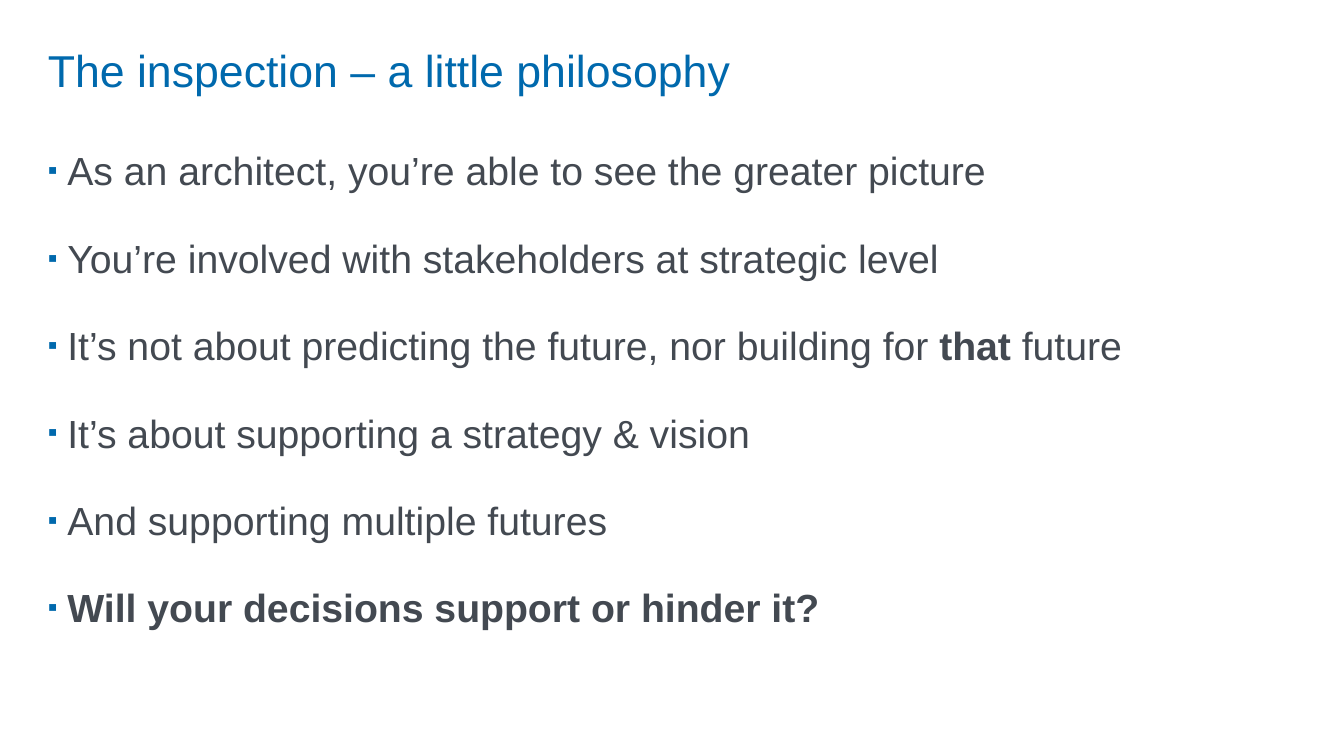
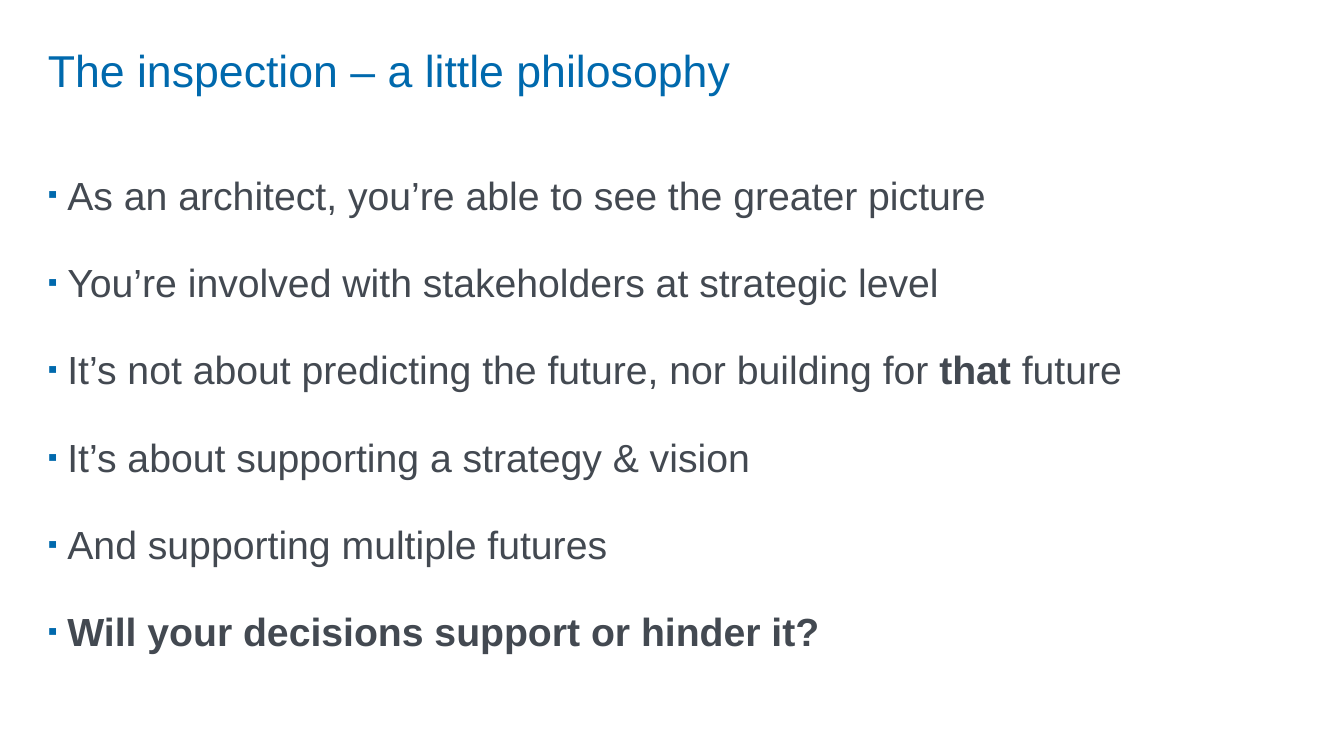
Before and after one commit to StevenHillaert/talk-hellostavanger-2026, a slide deck: slide 27 of Roast my design decisions.pptx. Drawn at 1344x756 pixels with LibreOffice and Linux fonts; fonts in the diff are those of the drawing. Boxes give left, top, right and bottom in pixels: in the first picture for what was removed or moved away, otherwise in the second. Text is boxed around its words. In the diff, an @@ line names an element or a change of style, - is before the commit and + after.

```diff
--- a/Roast my design decisions.pptx
+++ b/Roast my design decisions.pptx
@@ text "As an architect, you’re able ...": place and size @@
-text "As an architect, you’re able ..." at [67,156,1122,630]
+text "As an architect, you’re able ..." at [67,181,1122,654]
```
Also in this commit, not shown: 10 other slides changed, 2 other files.
